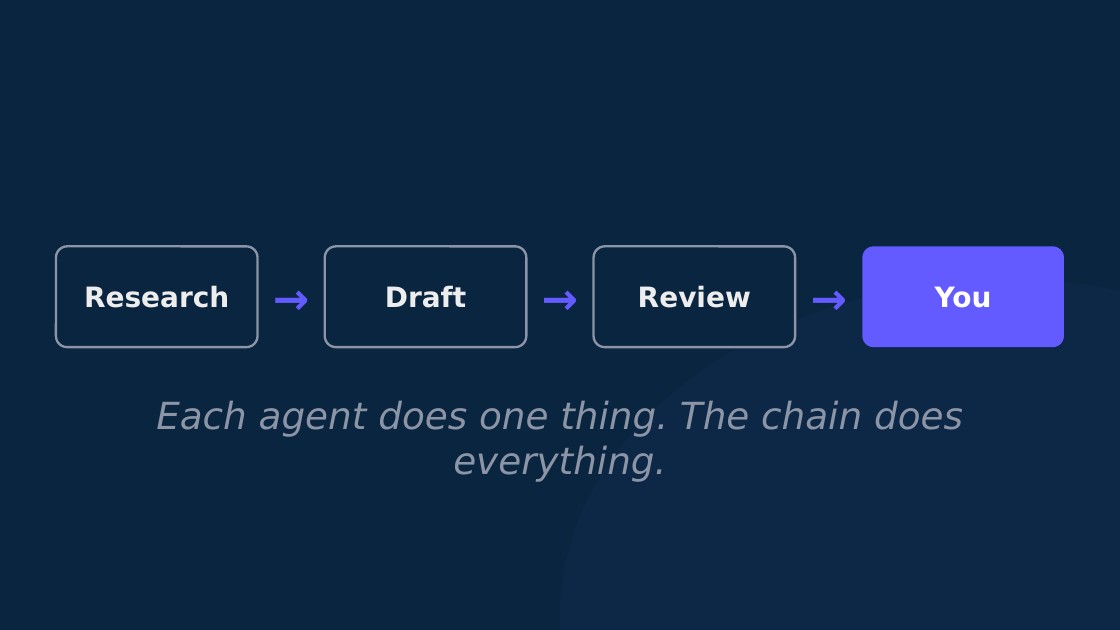
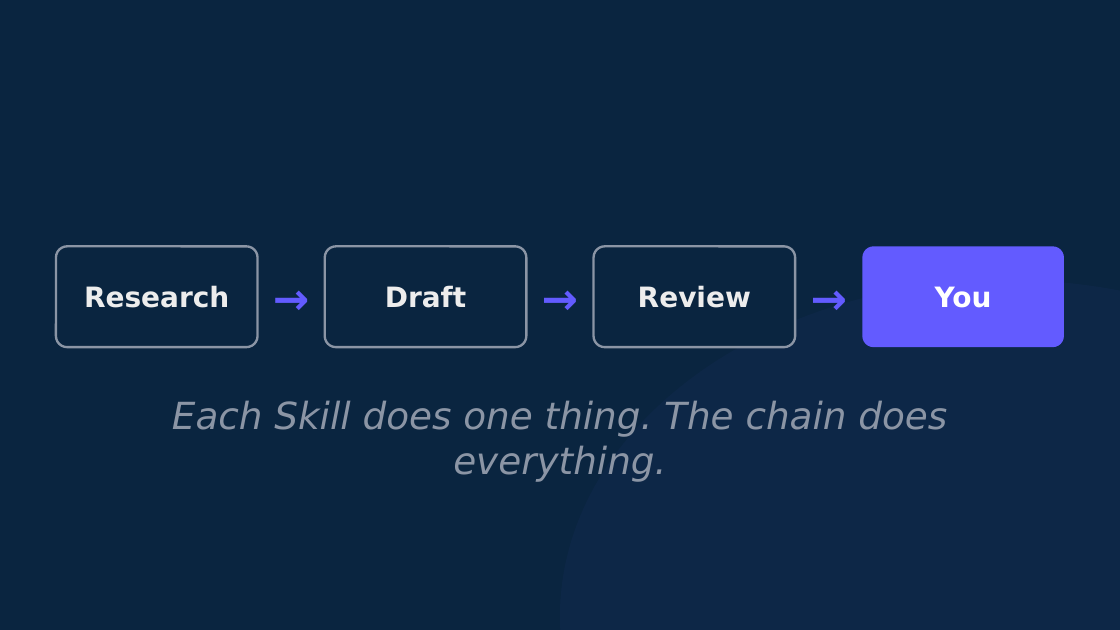
Before and after one commit to michaelengland/ai-best-practices, a slide deck: slide 18 of decks/workshop-2-orchestrator/workshop-2-orchestrator.pptx (slide 16 before the commit). Drawn at 1120x630 pixels with LibreOffice and Linux fonts; fonts in the diff are those of the drawing. Boxes give left, top, right and bottom in pixels: in the first picture for what was removed or moved away, otherwise in the second. Text is boxed around its words. In the diff, an @@ line names an element or a change of style, - is before the commit and + after.

```diff
--- a/decks/workshop-2-orchestrator/workshop-2-orchestrator.pptx
+++ b/decks/workshop-2-orchestrator/workshop-2-orchestrator.pptx
@@ text at (172, 400, 947, 481): text changed @@
-Each agent does one thing. The chain does everything.
+Each Skill does one thing. The chain does everything.
```
Also in this commit, not shown: 8 other slides changed, 4 slides added, 2 slides removed, 10 other files.
